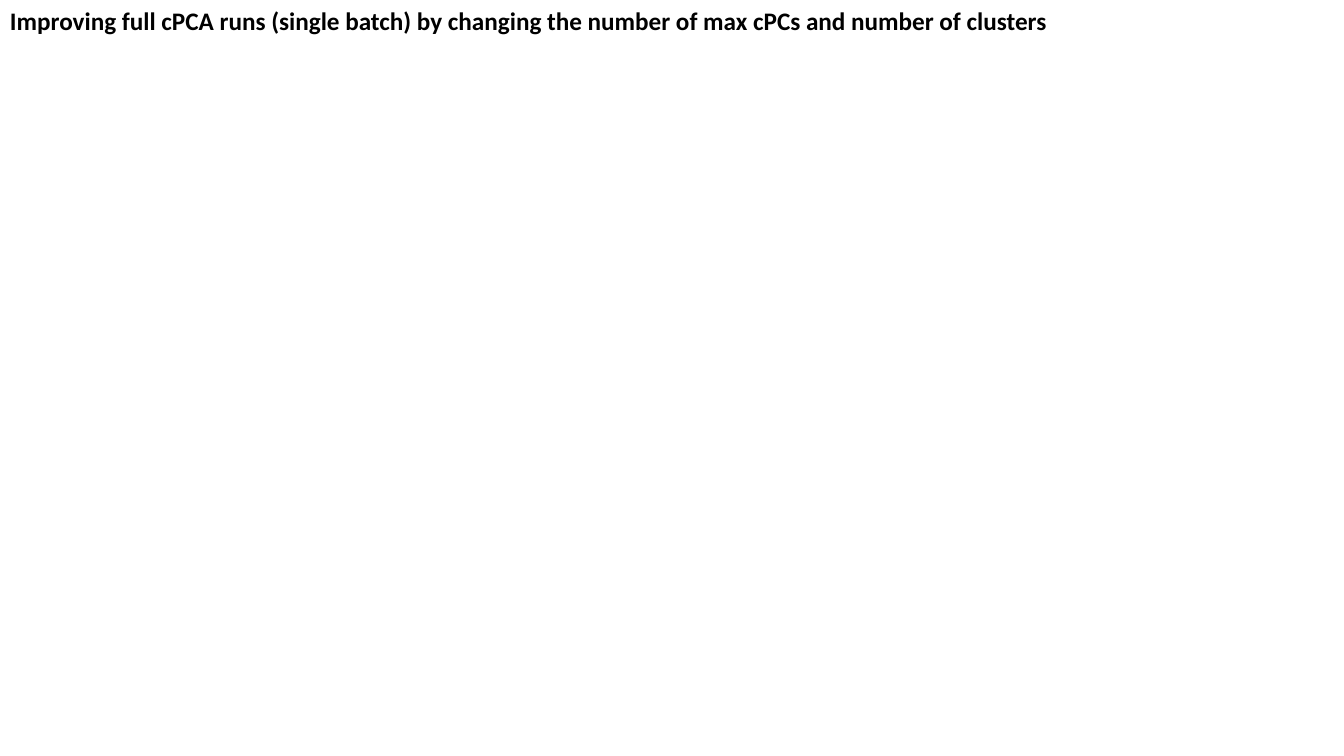
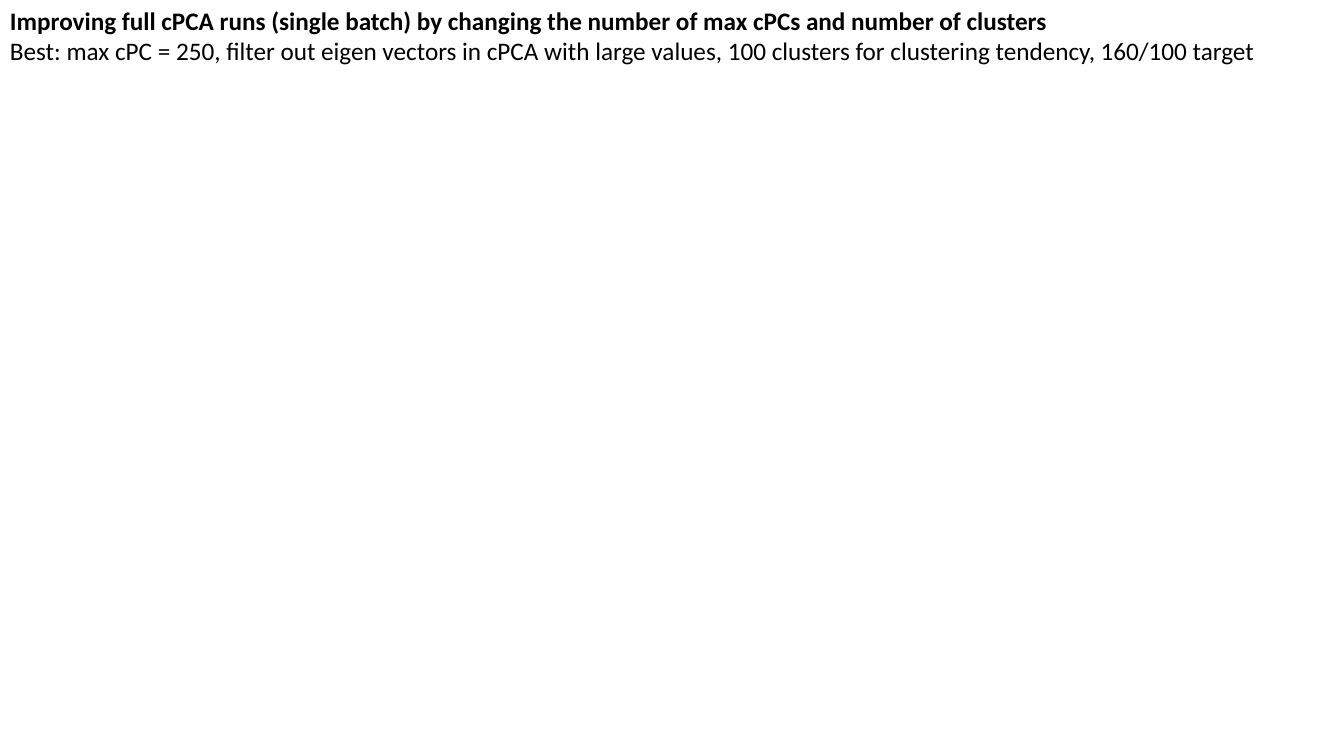
Before and after one commit to zhaohanxiong/OxfordCVM, a slide deck: slide 18 of job_results.pptx. Drawn at 1344x756 pixels with LibreOffice and Linux fonts; fonts in the diff are those of the drawing. Boxes give left, top, right and bottom in pixels: in the first picture for what was removed or moved away, otherwise in the second. Text is boxed around its words. In the diff, an @@ line names an element or a change of style, - is before the commit and + after.

```diff
--- a/job_results.pptx
+++ b/job_results.pptx
@@ text at <box>10,42,1254,65</box>: paragraph added @@
+Best: max cPC = 250, filter out eigen vectors in cPCA with large values, 100 clusters for clustering tendency, 160/100 target
```
Also in this commit, not shown: 1 other slide changed, 2 slides added, 1 slide removed, 1 other file.
